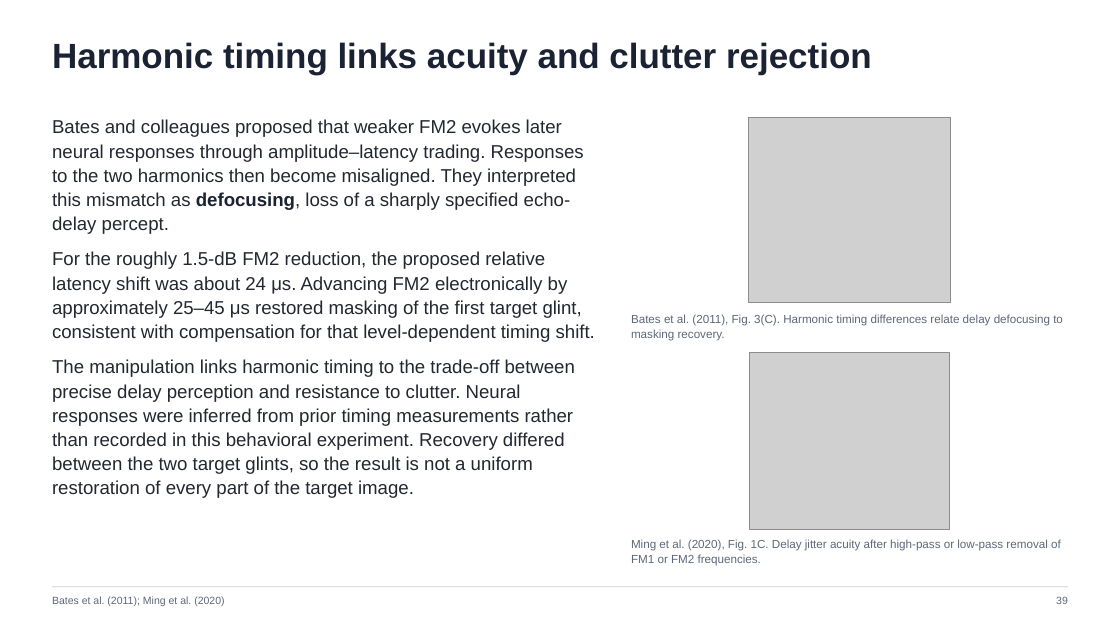
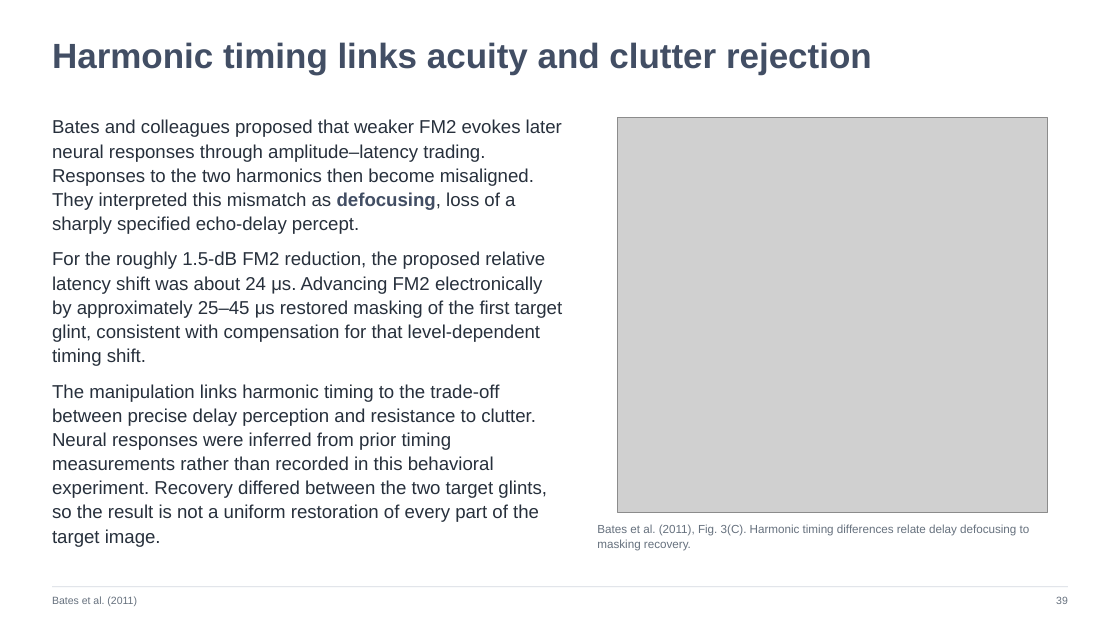
Before and after one commit to jordanxxlopez/NEUROETHOLOGY, a slide deck: slide 39 of lectures/L17/Neuroethology_Lecture17_FA2026.pptx. Drawn at 1120x630 pixels with LibreOffice and Linux fonts; fonts in the diff are those of the drawing; grey boxes stand for pictures. Boxes give left, top, right and bottom in pixels: in the first picture for what was removed or moved away, otherwise in the second. Text is boxed around its words. In the diff, an @@ line names an element or a change of style, - is before the commit and + after.

Commit message:
Rebuild Lecture 17 with 44 article figure slides and two-column layout

```diff
--- a/lectures/L17/Neuroethology_Lecture17_FA2026.pptx
+++ b/lectures/L17/Neuroethology_Lecture17_FA2026.pptx
@@ text "Harmonic timing links acuity and ..." at <box>52,42,872,75</box>: text colour #1B2233 to #424E64 @@
@@ text "Bates and colleagues proposed that ..." at <box>52,119,563,547</box>: text colour #23272F to #27303C; text colour #1B2233 to #424E64 in "defocusing," @@
@@ picture: place and size @@
-picture at <box>749,118,950,302</box>
+picture at <box>618,118,1048,513</box>
@@ picture removed at <box>749,353,950,529</box> @@
@@ text "Bates et al. (2011), Fig. ...": place and size @@
-text "Bates et al. (2011), Fig. ..." at <box>631,314,1063,341</box>
+text "Bates et al. (2011), Fig. ..." at <box>597,524,1030,551</box>
@@ text "Bates et al. (2011), Fig. ..." at <box>597,524,1030,551</box>: text colour #5F6878 to #66717E @@
@@ text removed at <box>631,539,1061,566</box> @@
-Ming et al. (2020), Fig. 1C. Delay jitter acuity after high-pass or low-pass removal of FM1 or FM2 frequencies.
@@ text at <box>52,596,137,606</box>: text changed; text colour #5F6878 to #66717E @@
-Bates et al. (2011); Ming et al. (2020)
+Bates et al. (2011)
```
Also in this commit, not shown: 45 other slides changed, 13 other files.
